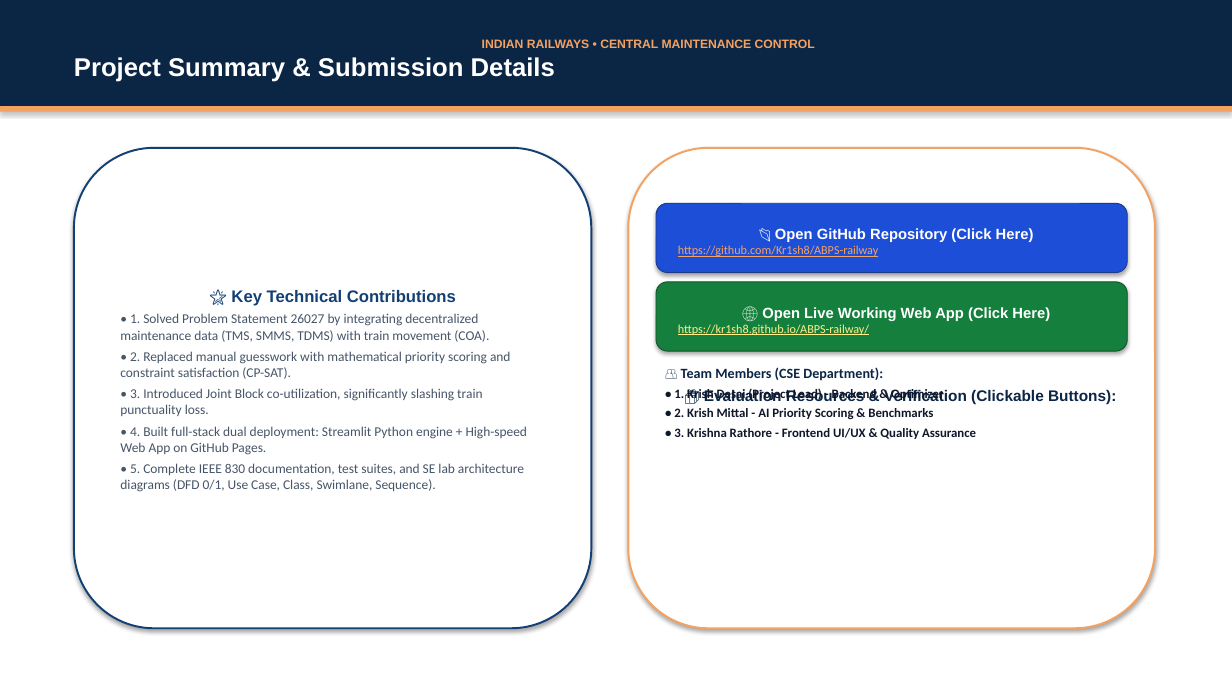
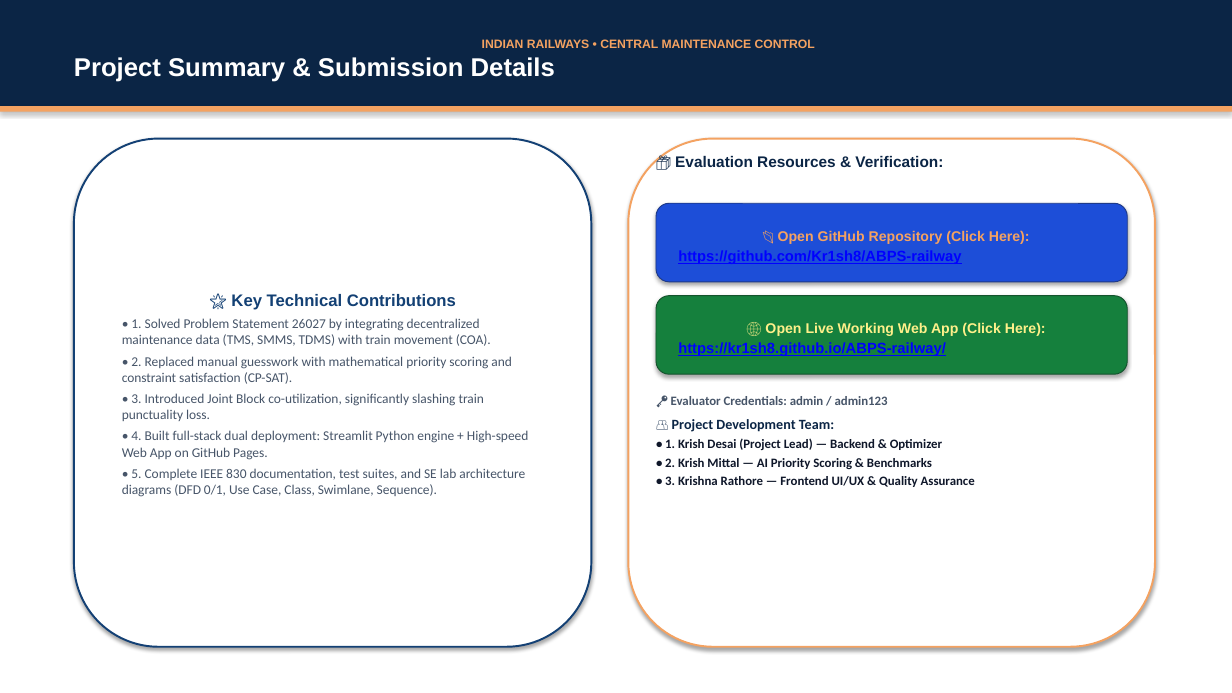
Before and after one commit to Kr1sh8/ABPS-railway, a slide deck: slide 8 of ABPS_Project_Presentation.pptx. Drawn at 1232x693 pixels with LibreOffice and Linux fonts; fonts in the diff are those of the drawing. Boxes give left, top, right and bottom in pixels: in the first picture for what was removed or moved away, otherwise in the second. Text is boxed around its words. In the diff, an @@ line names an element or a change of style, - is before the commit and + after.

Commit message:
docs: add GitHub_Link.txt and fix slide 8 text alignment

```diff
--- a/ABPS_Project_Presentation.pptx
+++ b/ABPS_Project_Presentation.pptx
@@ rounded rectangle "🌟 Key Technical Contributions": place and size @@
-rounded rectangle "🌟 Key Technical Contributions" at (74, 148, 592, 628)
+rounded rectangle "🌟 Key Technical Contributions" at (74, 139, 592, 647)
@@ rounded rectangle: place and size @@
-rounded rectangle at (628, 148, 1155, 628)
+rounded rectangle at (628, 139, 1155, 647)
@@ text added at (675, 156, 943, 167), 12 pt, text #0B2545, bold @@
+📦 Evaluation Resources & Verification:
@@ rounded rectangle "📂 Open GitHub Repository (Click ...": place and size @@
-rounded rectangle "📂 Open GitHub Repository (Click ..." at (656, 203, 1128, 273)
+rounded rectangle "📂 Open GitHub Repository (Click ..." at (656, 203, 1128, 282)
@@ text in rounded rectangle at (778, 230, 1030, 244): text changed; size 11.5 to 11 pt; text colour #FFFFFF to #F4A261 @@
-📂 Open GitHub Repository (Click Here)
+📂 Open GitHub Repository (Click Here):
@@ text in rounded rectangle at (678, 250, 961, 264): size 9.5 to 11.5 pt, font Calibri to Arial, text colour #F4A261 to #0000FF, bold on in "https://github.com/Kr1sh8/ABPS-railway"; more space between paragraphs @@
@@ rounded rectangle "🌐 Open Live Working Web ...": place and size @@
-rounded rectangle "🌐 Open Live Working Web ..." at (656, 282, 1128, 351)
+rounded rectangle "🌐 Open Live Working Web ..." at (656, 296, 1128, 374)
@@ text in rounded rectangle at (765, 322, 1046, 336): text changed; size 11.5 to 11 pt; text colour #FFFFFF to #FEF08A @@
-🌐 Open Live Working Web App (Click Here)
+🌐 Open Live Working Web App (Click Here):
@@ text in rounded rectangle at (678, 342, 946, 356): size 9.5 to 11.5 pt, font Calibri to Arial, text colour #FEF08A to #0000FF, bold on in "https://kr1sh8.github.io/ABPS-railway/"; more space between paragraphs @@
@@ text in rounded rectangle at (704, 388, 1116, 404): text removed @@
-📦 Evaluation Resources & Verification (Clickable Buttons):
@@ text at (665, 396, 975, 487): text changed @@
-👥 Team Members (CSE Department):
-• 1. Krish Desai (Project Lead) - Backend & Optimizer
-• 2. Krish Mittal - AI Priority Scoring & Benchmarks
-• 3. Krishna Rathore - Frontend UI/UX & Quality Assurance
+🔑 Evaluator Credentials: admin / admin123
+👥 Project Development Team:
+• 1. Krish Desai (Project Lead) — Backend & Optimizer
+• 2. Krish Mittal — AI Priority Scoring & Benchmarks
+• 3. Krishna Rathore — Frontend UI/UX & Quality Assurance
```
Also in this commit, not shown: 2 other files.
